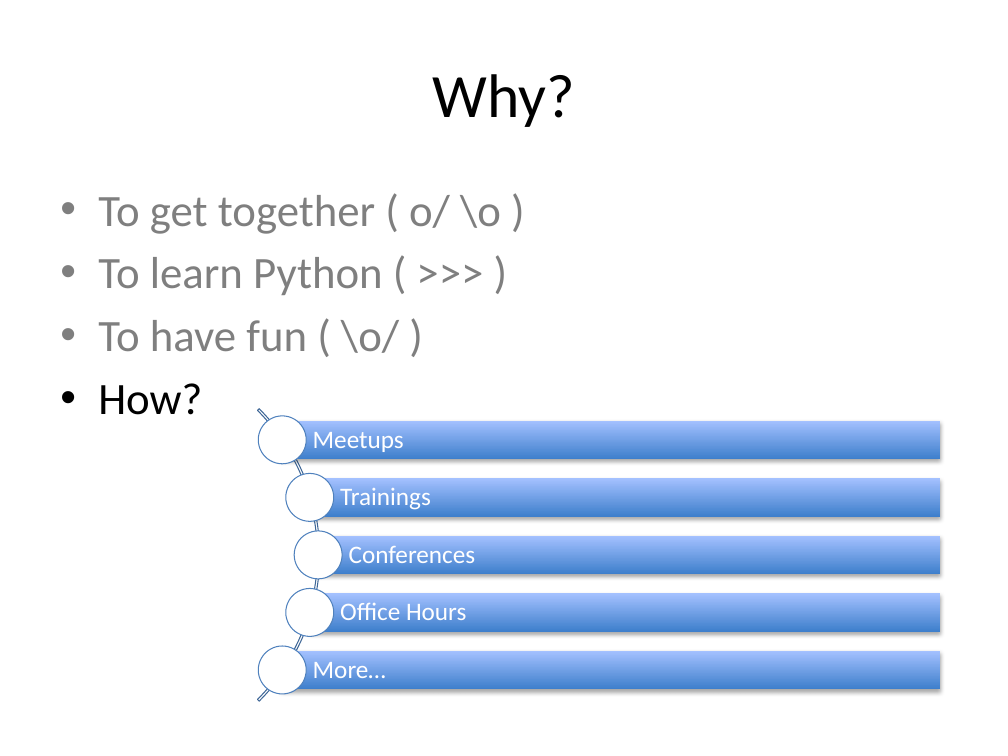
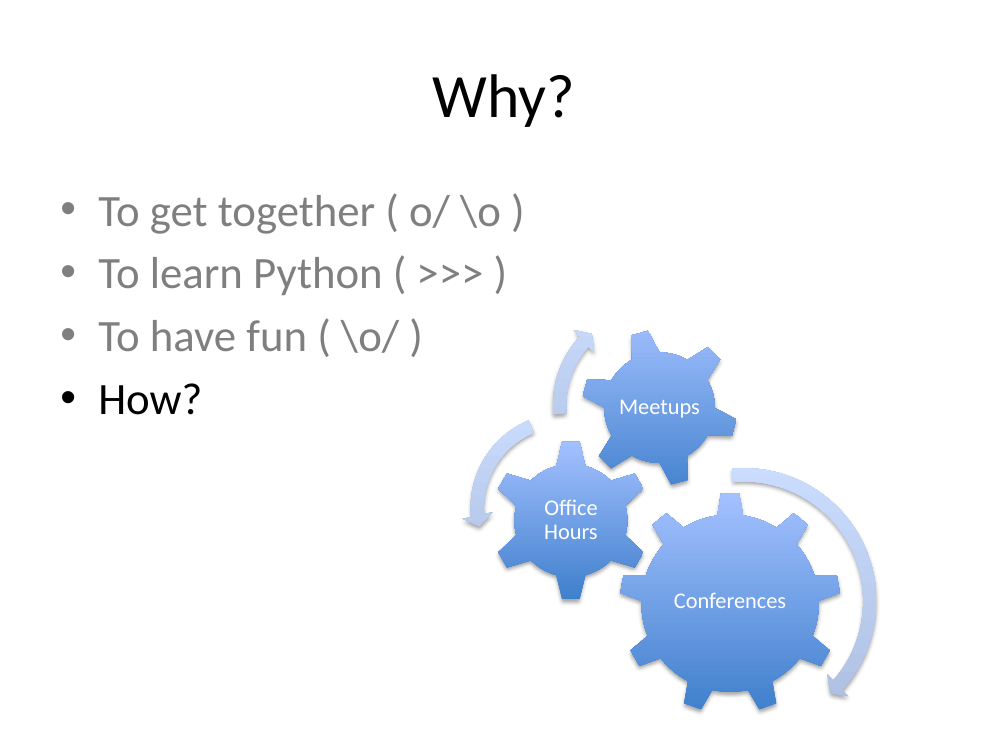
Before and after one commit to DCPython/generic-meetup-slides, a slide deck: slide 16 of DC Python Generic Meetup Slides.pptx. Drawn at 1008x756 pixels with LibreOffice and Linux fonts; fonts in the diff are those of the drawing. Boxes give left, top, right and bottom in pixels: in the first picture for what was removed or moved away, otherwise in the second. Text is boxed around its words. In the diff, an @@ line names an element or a change of style, - is before the commit and + after.

Commit message:
Save

```diff
--- a/DC Python Generic Meetup Slides.pptx
+++ b/DC Python Generic Meetup Slides.pptx
@@ group added at [462, 294, 885, 743]: 3 gears, 2 circular arrows, 1 left circular arrow @@
@@ text "Meetups": place and size @@
-text "Meetups" at [313, 432, 404, 454]
+text "Meetups" at [619, 399, 700, 418]
@@ size 18 to 16 pt; alignment left to centre in 3 elements at [674, 592, 786, 608], [619, 399, 700, 418], [544, 499, 598, 539] @@
@@ text "Office Hours": place and size @@
-text "Office Hours" at [340, 602, 466, 627]
+text "Office Hours" at [544, 499, 598, 539]
@@ text "Conferences": place and size @@
-text "Conferences" at [349, 545, 476, 569]
+text "Conferences" at [674, 592, 786, 608]
@@ group removed at [0, 348, 940, 756]: 5 rectangles, 5 ellipses, 2 texts, 1 arch (boxed as its full ring) @@
-Trainings
-More…
```
Also in this commit, not shown: 1 other slide changed.
